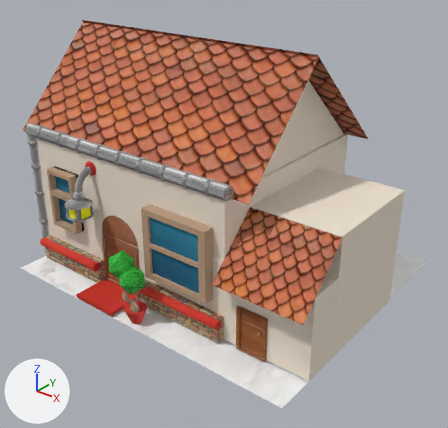
The OBJ model Practica8/Models/proyecto/casa.obj: old version first, new version second.
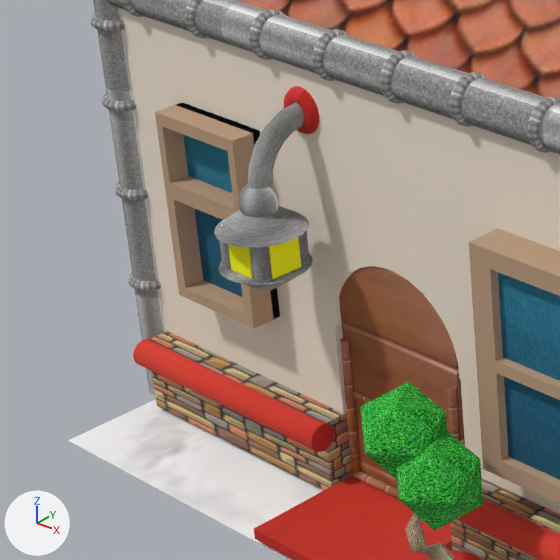
Old and new are each drawn whole from a 50 mm lens placed at (18.3, -21.9, 17.1), pointed at (1.1, -0.4, 3.7) and again close up on the part from 0% to 38% of the width and 32% to 71% of the height. Arrows for +X, +Y and +Z are at lower left; the lights stay in place. Where no turn or scale is listed for an object, it has been applied to the vertices. Vertices at the same position are counted once.

The first close-up shows 'casa'.
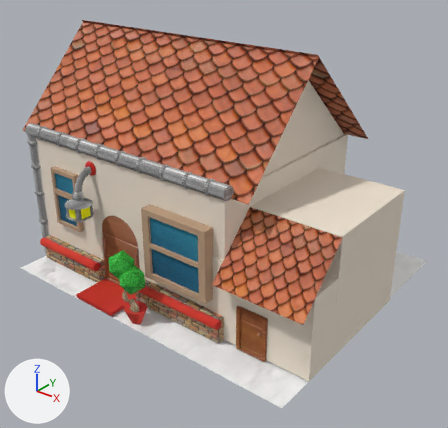
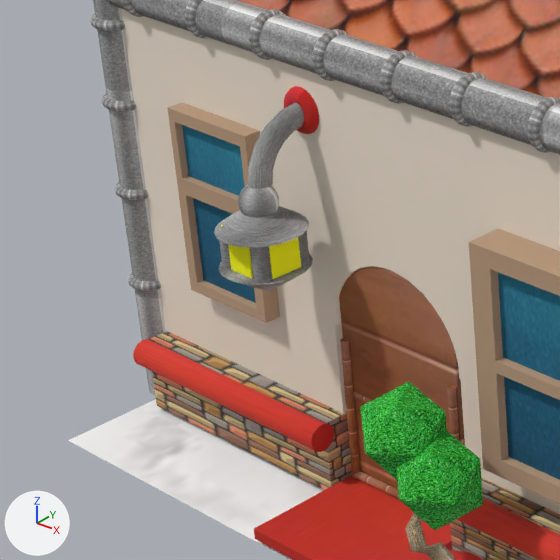
Edits to the bpy script that builds the scene:
```text
Change me_casa:
    where me_casa.from_pydata(...)  # 11634 vertices, 23010 faces; spans x -8.9..8.9, y -6.9..7.3, z 0.0..12.0
    used by ob_casa; location = (0.0, 0.0, 0.0)
    me_casa part 1: the loose piece of 24 vertices spanning x -6.1..-4.4, y -4.9..-3.5, z 2.8..5.8 is moved by (0.0, -0.1, 0.0), in mat_lambert9sg (picture img_piel_jpg)
    me_casa part 2: the loose piece of 24 vertices spanning x -6.1..-4.4, y -5.2..-3.9, z 2.8..5.8 is deleted
    remove me_casa.materials.append(mat_initialshadinggroup)  # black #000000
    remove me_casa.materials.append(mat_pasted__lambert12sg)  # picture img_arboles_jpg
```

Boxes [x1, y1, x2, y2] around the edits, measured in the close-ups (560 x 560 px; the box of a moved part takes in the faces that stretch with it):
part 1 of me_casa, moved or reshaped
    before: [176, 103, 280, 320]
    after: [167, 103, 280, 323]
part 2 of me_casa, deleted (brown)
    before: [155, 105, 273, 328]
